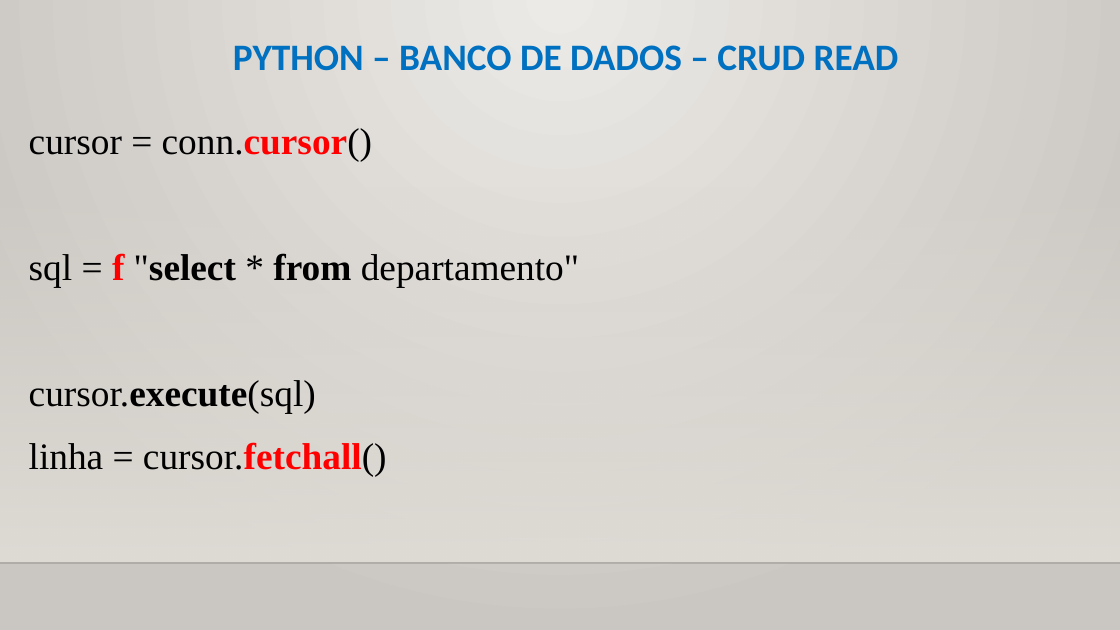
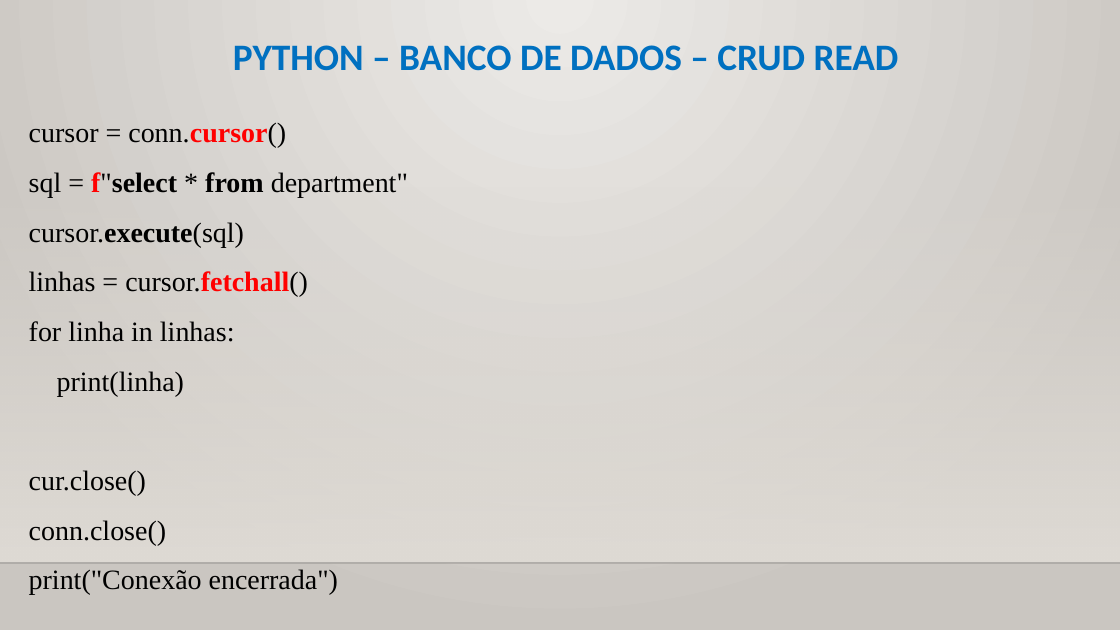
Before and after one commit to CloudEducationBrazil/WydenUniRuyPythonRAD, a slide deck: slide 11 of 01 Classes/Aula 12, 13 RAD Python - Banco de Dados.pptx (slide 8 before the commit). Drawn at 1120x630 pixels with LibreOffice and Linux fonts; fonts in the diff are those of the drawing; background and template pictures are left out. Boxes give left, top, right and bottom in pixels: in the first picture for what was removed or moved away, otherwise in the second. Text is boxed around its words. In the diff, an @@ line names an element or a change of style, - is before the commit and + after.

```diff
--- a/01 Classes/Aula 12, 13 RAD Python - Banco de Dados.pptx
+++ b/01 Classes/Aula 12, 13 RAD Python - Banco de Dados.pptx
@@ text at bbox=[29, 123, 286, 247]: size 24 to 18 pt in "cursor = conn.cursor()", "cursor.execute(sql)" @@
@@ text at bbox=[29, 172, 408, 198]: text changed; size 24 to 18 pt @@
-sql = f "select * from departamento"
+sql = f"select * from department"
@@ text at bbox=[29, 271, 338, 595]: text changed; size 24 to 18 pt @@
-linha = cursor.fetchall()
+linhas = cursor.fetchall()
+for linha in linhas:
+print(linha)
+cur.close()
+conn.close()
+print("Conexão encerrada")
```
Also in this commit, not shown: 4 other slides changed, 6 slides added.
